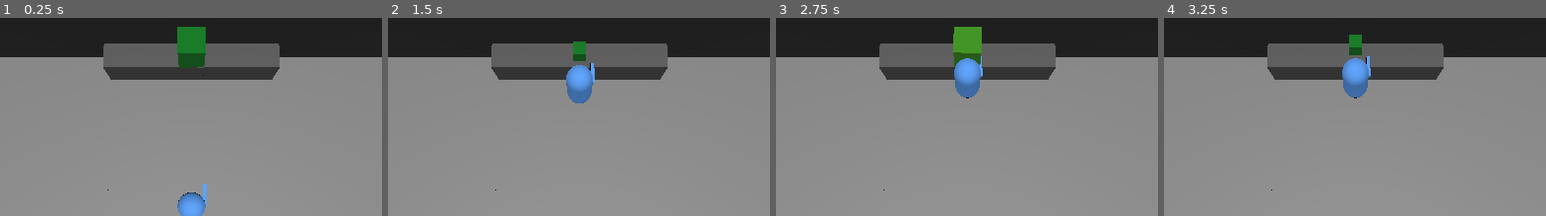
Above: before the commit, frames 1-4 (left to right).
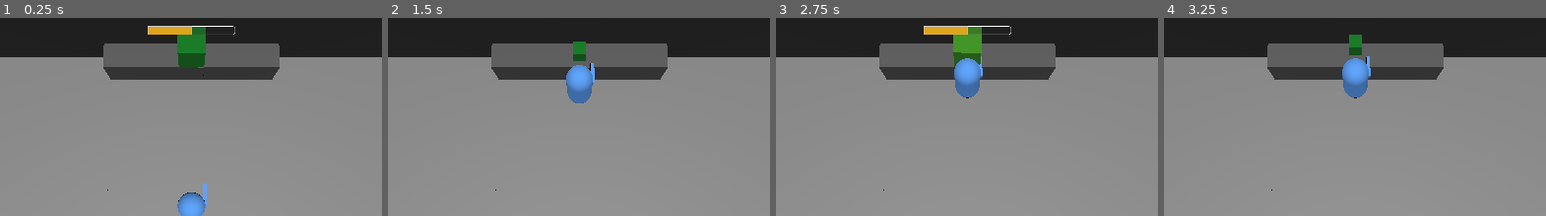
Above: after the commit, the same moments.

Repository: Tedward61194/Overcooked-In-SPAAAAACE
Game: Godot game, scene res://assets/scenes/levels/Sandbox.tscn
Two runs of this game, one before a commit and one after it. Both use one fixed random seed, a clock stepped at 60 frames per second and the inputs below.
Inputs:
- Up to frame 1 (0.25 s): no input
- Up to frame 2 (1.5 s): tap Enter at 0.5 s; hold W (forward) from 0.53 s (still down); tap F (PickUp) at 0.6, 1.35 s
- Up to frame 3 (2.75 s): keep holding W (forward); tap Space at 2 s; tap F (PickUp) at 2.1 s
- Up to frame 4 (3.25 s): keep holding W (forward); tap Enter at 2.75 s; tap F (PickUp) at 2.85 s
The pictures show only the part of the screen within x 23-73%, y 12-62%; the shares and areas given below are measured in that part.

The runs differ from the first frame. In frame 1, 0.6% of the frame differs, in the area x 38-62%, y 3-9%; in frame 2, nothing differs; in frame 3, 0.8%; in frame 4, nothing differs.

Commit message:
Added prgress bar above green cube

Diff:
--- /dev/null
+++ b/assets/images/YellowFill.svg
@@ -0,0 +1,13 @@
+<?xml version="1.0" standalone="no"?>
+<!DOCTYPE svg PUBLIC "-//W3C//DTD SVG 20010904//EN" "http://www.w3.org/TR/2001/REC-SVG-20010904/DTD/svg10.dtd">
+<!-- Created using Krita: https://krita.org -->
+<svg xmlns="http://www.w3.org/2000/svg"
+    xmlns:xlink="http://www.w3.org/1999/xlink"
+    xmlns:krita="http://krita.org/namespaces/svg/krita"
+    xmlns:sodipodi="http://sodipodi.sourceforge.net/DTD/sodipodi-0.dtd"
+    width="76.2pt"
+    height="72pt"
+    viewBox="0 0 76.2 72">
+<defs/>
+<rect id="shape0" fill="#ffdf40" fill-rule="evenodd" stroke="#ffdf40" stroke-width="12" stroke-linecap="square" stroke-linejoin="bevel" width="76.2" height="72"/>
+</svg>
--- /dev/null
+++ b/assets/scenes/components/Progress.tscn
@@ -0,0 +1,9 @@
+[gd_scene load_steps=3 format=3 uid="uid://bjbiskub81jit"]
+
+[ext_resource type="Script" path="res://assets/scripts/Components/Progress.gd" id="1_ms1f2"]
+[ext_resource type="PackedScene" uid="uid://fr5ynqy2ik6l" path="res://assets/scenes/ui/ProgressBar.tscn" id="2_sixym"]
+
+[node name="Progress" type="Node"]
+script = ExtResource("1_ms1f2")
+
+[node name="ProgressBar" parent="." instance=ExtResource("2_sixym")]
--- /dev/null
+++ b/assets/scenes/components/ProgressBar3D.tscn
@@ -0,0 +1,20 @@
+[gd_scene load_steps=3 format=3 uid="uid://cl7c8j18tyc84"]
+
+[ext_resource type="PackedScene" uid="uid://bjbiskub81jit" path="res://assets/scenes/components/Progress.tscn" id="1_m3us8"]
+
+[sub_resource type="ViewportTexture" id="ViewportTexture_6vast"]
+viewport_path = NodePath("SubViewport")
+
+[node name="ProgressBar3D" type="Node3D"]
+
+[node name="SubViewport" type="SubViewport" parent="."]
+transparent_bg = true
+handle_input_locally = false
+size = Vector2i(300, 30)
+render_target_update_mode = 4
+
+[node name="Progress" parent="SubViewport" instance=ExtResource("1_m3us8")]
+
+[node name="Sprite3d" type="Sprite3D" parent="."]
+billboard = 1
+texture = SubResource("ViewportTexture_6vast")
--- a/assets/scenes/levels/Sandbox.tscn
+++ b/assets/scenes/levels/Sandbox.tscn
@@ -1,10 +1,10 @@
-[gd_scene load_steps=6 format=3 uid="uid://davmdwsjk838n"]
+[gd_scene load_steps=6 format=3]
 
 [ext_resource type="PackedScene" uid="uid://b7i61x4id5xuj" path="res://assets/scenes/player/Player.tscn" id="2_xv1ii"]
-[ext_resource type="PackedScene" uid="uid://daevix1m2wo3h" path="res://assets/scenes/prototype_blocks/DarkGrayCube.tscn" id="3_3sh44"]
-[ext_resource type="PackedScene" uid="uid://bseo0pb030afj" path="res://assets/scenes/prototype_blocks/LightGrayCube.tscn" id="3_xoxby"]
-[ext_resource type="PackedScene" uid="uid://cvnebub80be8t" path="res://assets/scenes/prototype_blocks/MedGrayCube.tscn" id="4_gnr4w"]
-[ext_resource type="PackedScene" uid="uid://cnjymyv1btuqo" path="res://assets/scenes/prototype_blocks/GreenCube.tscn" id="5_3e2fo"]
+[ext_resource type="PackedScene" uid="uid://daevix1m2wo3h" path="res://assets/scenes/prototype_blocks/GreyCubes/DarkGrayCube.tscn" id="3_3sh44"]
+[ext_resource type="PackedScene" uid="uid://bseo0pb030afj" path="res://assets/scenes/prototype_blocks/GreyCubes/LightGrayCube.tscn" id="3_xoxby"]
+[ext_resource type="PackedScene" path="res://assets/scenes/prototype_blocks/GreyCubes/MedGrayCube.tscn" id="4_gnr4w"]
+[ext_resource type="PackedScene" uid="uid://1787vp03h331" path="res://assets/scenes/prototype_blocks/GreenCube.tscn" id="5_3e2fo"]
 
 [node name="Node3d" type="Node3D"]
 
--- a/assets/scenes/prototype_blocks/GreenCube.tscn
+++ b/assets/scenes/prototype_blocks/GreenCube.tscn
@@ -1,8 +1,9 @@
-[gd_scene load_steps=6 format=3 uid="uid://ddg28ijxlx1l0"]
+[gd_scene load_steps=7 format=3 uid="uid://1787vp03h331"]
 
-[ext_resource type="Script" path="res://assets/scripts/Highlightable.gd" id="2_4c7fy"]
+[ext_resource type="Script" path="res://assets/scripts/Components/Highlightable.gd" id="2_4c7fy"]
 [ext_resource type="Material" uid="uid://ceg46m6rb006y" path="res://assets/materials/base/Green.tres" id="2_6knrd"]
-[ext_resource type="Script" path="res://assets/scripts/Pickupable.gd" id="3_0k360"]
+[ext_resource type="Script" path="res://assets/scripts/Components/Pickupable.gd" id="3_0k360"]
+[ext_resource type="PackedScene" uid="uid://cl7c8j18tyc84" path="res://assets/scenes/components/ProgressBar3D.tscn" id="4_ksbv5"]
 
 [sub_resource type="BoxShape3D" id="BoxShape3D_lvmlj"]
 
@@ -22,3 +23,6 @@
 
 [node name="Pickupable" type="Node3D" parent="."]
 script = ExtResource("3_0k360")
+
+[node name="ProgressBar3D" parent="." instance=ExtResource("4_ksbv5")]
+transform = Transform3D(1, 0, 0, 0, 1, 0, 0, 0, 1, 0, 1, 0)
--- a/assets/scenes/prototype_blocks/MedGrayCube.tscn
+++ b/assets/scenes/prototype_blocks/GreyCubes/MedGrayCube.tscn
@@ -1,7 +1,7 @@
-[gd_scene load_steps=5 format=3 uid="uid://cvnebub80be8t"]
+[gd_scene load_steps=5 format=3]
 
 [ext_resource type="Material" uid="uid://bsnvdt55pymtn" path="res://assets/materials/base/MedGray.tres" id="1_csi5h"]
-[ext_resource type="Script" path="res://assets/scripts/PlacementSlot.gd" id="2_of104"]
+[ext_resource type="Script" path="res://assets/scripts/Components/PlacementSlot.gd" id="2_of104"]
 
 [sub_resource type="BoxShape3D" id="BoxShape3D_lvmlj"]
 
--- a/assets/scenes/prototype_blocks/Prototype_Blocks.tscn
+++ /dev/null
@@ -1,17 +0,0 @@
-[gd_scene load_steps=5 format=3 uid="uid://20lmgk1gjw6u"]
-
-[ext_resource type="PackedScene" uid="uid://bseo0pb030afj" path="res://assets/scenes/prototype_blocks/LightGrayCube.tscn" id="1_4q0qi"]
-[ext_resource type="PackedScene" uid="uid://cvnebub80be8t" path="res://assets/scenes/prototype_blocks/MedGrayCube.tscn" id="2_wy6mf"]
-[ext_resource type="PackedScene" uid="uid://daevix1m2wo3h" path="res://assets/scenes/prototype_blocks/DarkGrayCube.tscn" id="3_mg17u"]
-[ext_resource type="PackedScene" uid="uid://cnjymyv1btuqo" path="res://assets/scenes/prototype_blocks/GreenCube.tscn" id="4_euysj"]
-
-[node name="Root" type="Node3D"]
-transform = Transform3D(1, 0, 0, 0, 1, 0, 0, 0, 1, -1, 0, 2)
-
-[node name="LightGrayCube" parent="." instance=ExtResource("1_4q0qi")]
-
-[node name="MedGrayCube" parent="." instance=ExtResource("2_wy6mf")]
-
-[node name="DarkGrayCube" parent="." instance=ExtResource("3_mg17u")]
-
-[node name="GreenCube" parent="." instance=ExtResource("4_euysj")]
--- /dev/null
+++ b/assets/scenes/ui/ProgressBar.tscn
@@ -0,0 +1,31 @@
+[gd_scene load_steps=4 format=3 uid="uid://fr5ynqy2ik6l"]
+
+[sub_resource type="StyleBoxFlat" id="StyleBoxFlat_6y2dy"]
+bg_color = Color(0.6, 0.6, 0.6, 0.247059)
+border_width_left = 2
+border_width_top = 2
+border_width_right = 2
+border_width_bottom = 2
+border_color = Color(1, 1, 1, 1)
+corner_radius_top_left = 8
+corner_radius_top_right = 8
+corner_radius_bottom_right = 8
+corner_radius_bottom_left = 8
+
+[sub_resource type="StyleBoxFlat" id="StyleBoxFlat_lcvbi"]
+bg_color = Color(0.870588, 0.643137, 0.117647, 1)
+border_width_left = 2
+border_width_top = 2
+border_width_right = 2
+border_width_bottom = 2
+
+[sub_resource type="Theme" id="Theme_pmabe"]
+ProgressBar/styles/background = SubResource("StyleBoxFlat_6y2dy")
+ProgressBar/styles/fill = SubResource("StyleBoxFlat_lcvbi")
+
+[node name="ProgressBar" type="ProgressBar"]
+offset_right = 300.0
+offset_bottom = 30.0
+theme = SubResource("Theme_pmabe")
+value = 50.0
+show_percentage = false
--- /dev/null
+++ b/assets/scripts/Components/Interactable.gd
@@ -0,0 +1,11 @@
+extends Node
+
+
+# Called when the node enters the scene tree for the first time.
+func _ready():
+	pass # Replace with function body.
+
+
+# Called every frame. 'delta' is the elapsed time since the previous frame.
+func _process(delta):
+	pass
--- /dev/null
+++ b/assets/scripts/Components/Progress.gd
@@ -0,0 +1,21 @@
+extends Node
+
+# refs
+@onready var prog_bar_graphic = $ProgressBar
+
+# logic
+var full : int = 100:
+	get:
+		return value
+	set(val):
+		full = val
+		prog_bar_graphic.max_value = val
+
+var value : int = 0:
+	get:
+		return value
+	set(val):
+		value = clamp(val, 0, full)
+		prog_bar_graphic.value = val
+		if value >= full:
+			emit_signal("progress_completed")
--- a/assets/scripts/Events.gd
+++ b/assets/scripts/Events.gd
@@ -1,3 +1,4 @@
 extends Node
 
 signal interact()
+signal progress_completed()
--- /dev/null
+++ b/assets/themes/ProgressBarTheme.tres
@@ -0,0 +1,13 @@
+[gd_resource type="Theme" load_steps=3 format=3 uid="uid://ddemnesm2x05q"]
+
+[sub_resource type="StyleBoxFlat" id="StyleBoxFlat_n2yp7"]
+bg_color = Color(0.6, 0.6, 0.6, 0.247059)
+border_color = Color(0.8, 0.8, 0.8, 0)
+
+[sub_resource type="StyleBoxFlat" id="StyleBoxFlat_bb1ts"]
+bg_color = Color(0.870588, 0.643137, 0.117647, 1)
+border_color = Color(0.8, 0.8, 0.8, 0)
+
+[resource]
+ProgressBar/styles/background = SubResource("StyleBoxFlat_n2yp7")
+ProgressBar/styles/fill = SubResource("StyleBoxFlat_bb1ts")
--- a/project.godot
+++ b/project.godot
@@ -12,7 +12,7 @@
 "base": "MeshInstance3D",
 "class": &"Highlightable",
 "language": &"GDScript",
-"path": "res://assets/scripts/Highlightable.gd"
+"path": "res://assets/scripts/Components/Highlightable.gd"
 }, {
 "base": "RefCounted",
 "class": &"PickupDB",
@@ -22,7 +22,7 @@
 "base": "Node3D",
 "class": &"Pickupable",
 "language": &"GDScript",
-"path": "res://assets/scripts/Pickupable.gd"
+"path": "res://assets/scripts/Components/Pickupable.gd"
 }, {
 "base": "RefCounted",
 "class": &"PickupableData",
@@ -32,7 +32,7 @@
 "base": "Node3D",
 "class": &"PlacementSlot",
 "language": &"GDScript",
-"path": "res://assets/scripts/PlacementSlot.gd"
+"path": "res://assets/scripts/Components/PlacementSlot.gd"
 }]
 _global_script_class_icons={
 "Highlightable": "",
Not shown, added: assets/images/YellowFill.svg.import
Renamed: assets/scenes/prototype_blocks/DarkGrayCube.tscn -> assets/scenes/prototype_blocks/GreyCubes/DarkGrayCube.tscn
Renamed: assets/scenes/prototype_blocks/LightGrayCube.tscn -> assets/scenes/prototype_blocks/GreyCubes/LightGrayCube.tscn
Renamed: assets/scripts/Highlightable.gd -> assets/scripts/Components/Highlightable.gd
Renamed: assets/scripts/Pickupable.gd -> assets/scripts/Components/Pickupable.gd
Renamed: assets/scripts/PlacementSlot.gd -> assets/scripts/Components/PlacementSlot.gd
